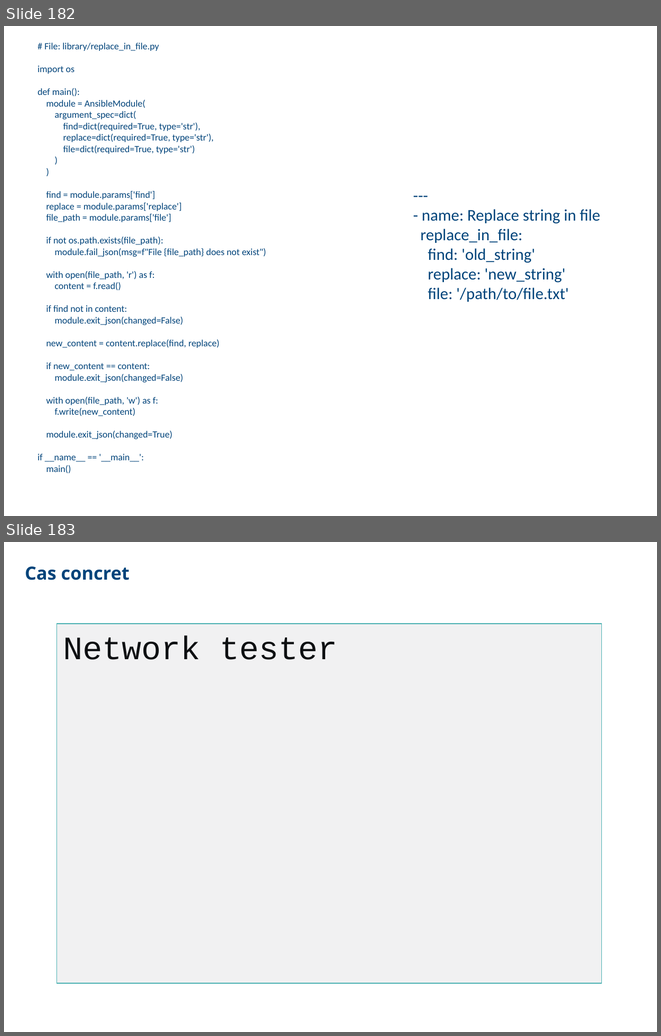
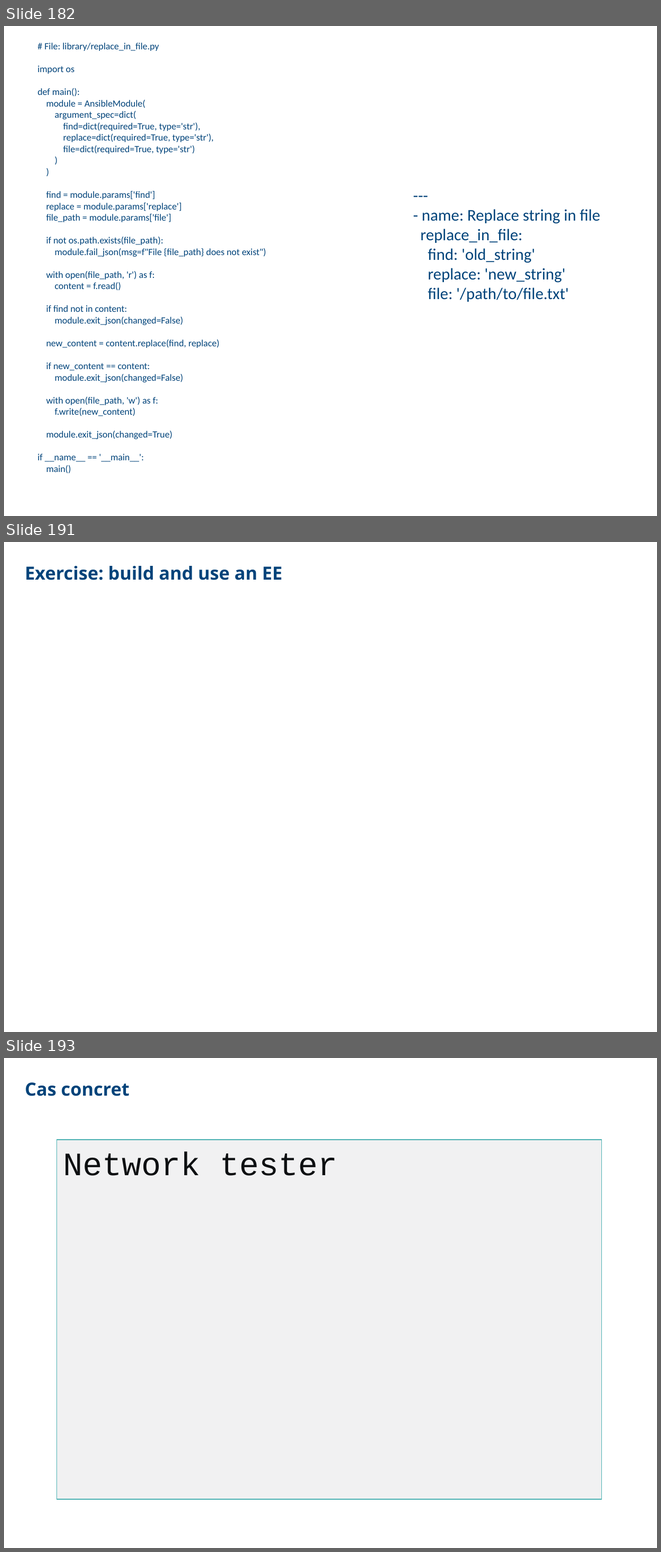
Before and after one commit to CCoupel/ansible-training, a slide deck: Ansible Training.pptx. Shown one above the other, each under a label of ours: slides 182 and 183 before the commit, slides 182, 191 and 193 after it; the slides between them are not shown. The pictures are 661x1036 and 661x1552 pixels, drawn with LibreOffice and Linux fonts; fonts in the diff are those of the drawing. Boxes give left, top, right and bottom in pixels: in the first picture for what was removed or moved away, otherwise in the second. Text is boxed around its words. In the diff, an @@ line names an element or a change of style, - is before the commit and + after.

```diff
--- a/Ansible Training.pptx
+++ b/Ansible Training.pptx
@@ slide 191 added at [4,542,657,1032], background #FFFFFF @@
@@ free added at [25,562,411,587], 20 pt, text #00437A, bold @@
+Exercise: build and use an EE
@@ what was slide 183 is now slide 193 @@
```
Also in this commit, not shown: 9 other slides added, 9 other files.
